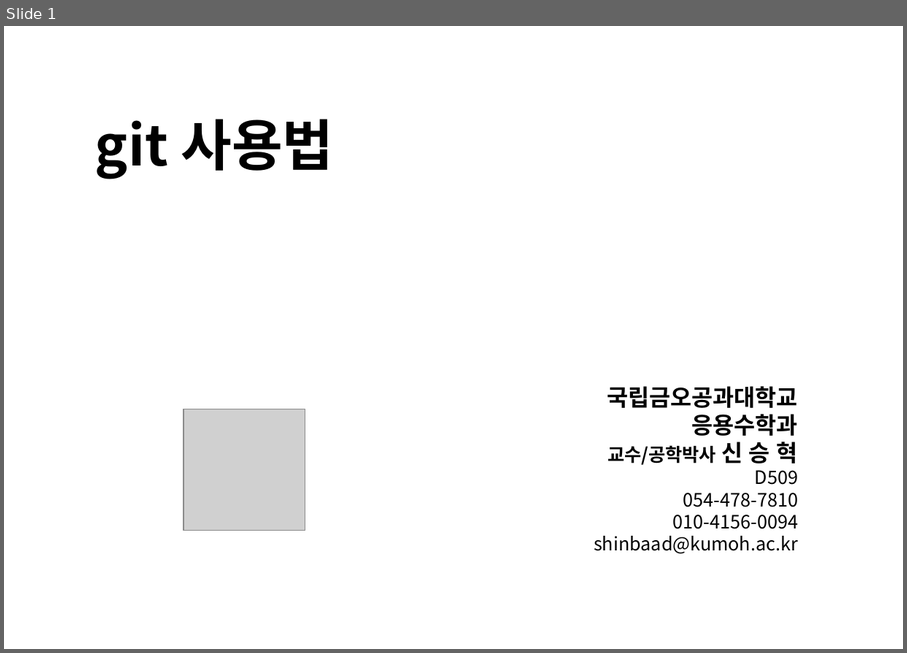
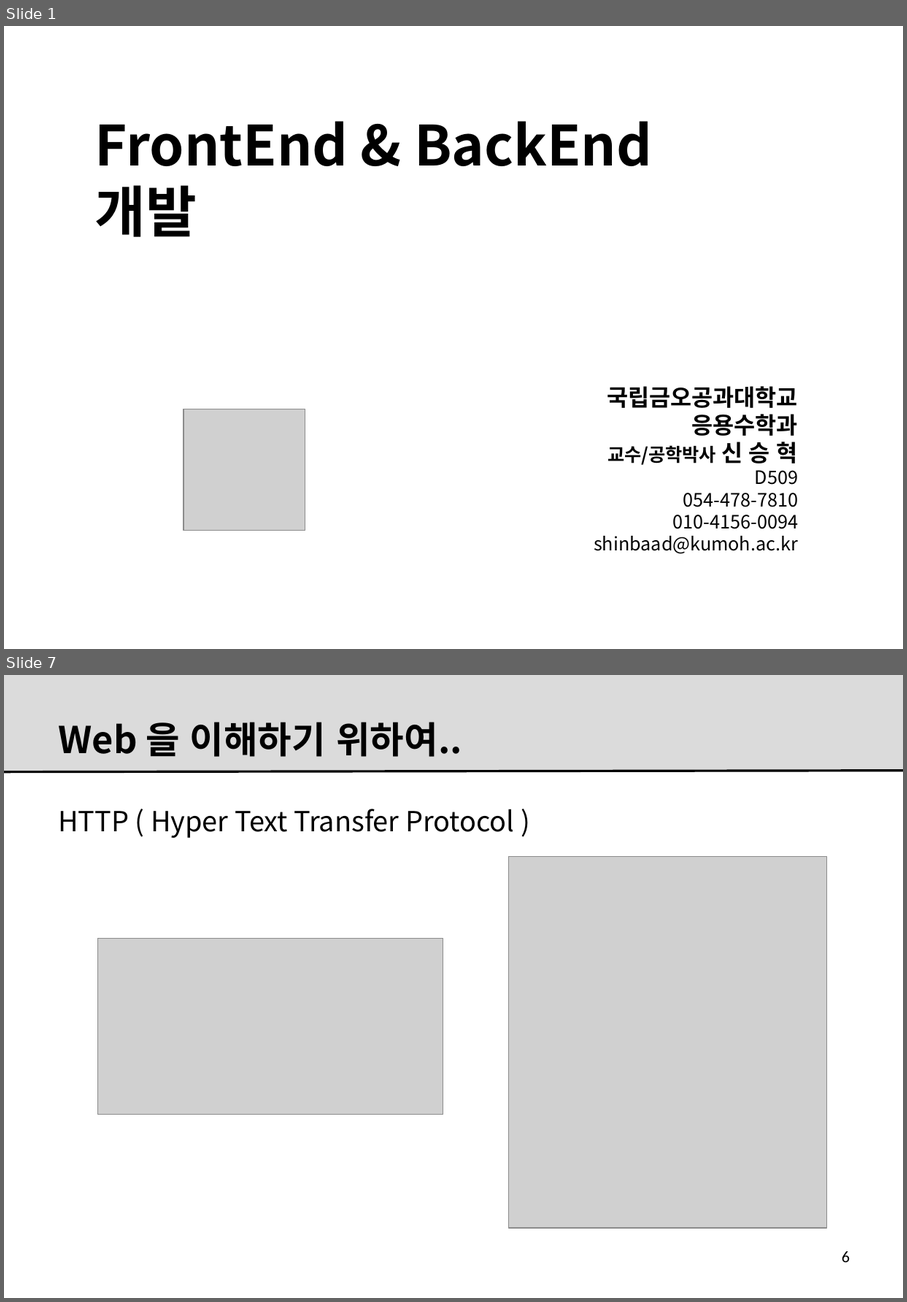
Before and after one commit to kitdvl/CodeX, a slide deck: Lectures/0002.FE.vs.BE.pptx. Shown one above the other, each under a label of ours: slide 1 before the commit, slides 1 and 7 after it; the slides between them are not shown. The pictures are 907x653 and 907x1302 pixels, drawn with LibreOffice and Linux fonts; fonts in the diff are those of the drawing; grey boxes stand for pictures; background and template pictures are left out. Boxes give left, top, right and bottom in pixels: in the first picture for what was removed or moved away, otherwise in the second. Text is boxed around its words. In the diff, an @@ line names an element or a change of style, - is before the commit and + after.

```diff
--- a/Lectures/0002.FE.vs.BE.pptx
+++ b/Lectures/0002.FE.vs.BE.pptx
@@ slide 7 added at bbox=[4, 675, 903, 1298], background #FFFFFF @@
@@ rectangle added at bbox=[4, 675, 903, 772], fill #DBDBDB @@
@@ title added at bbox=[59, 722, 462, 757], 32 pt, text #000000, bold @@
+Web 을 이해하기 위하여..
@@ line added from (4, 772) to (903, 771), #000000 2 pt @@
@@ text added at bbox=[58, 809, 514, 838], 24 pt, text #000000 @@
+HTTP ( Hyper Text Transfer Protocol )
@@ picture added at bbox=[509, 857, 827, 1228] @@
@@ picture added at bbox=[98, 939, 443, 1114] @@
@@ page number added at bbox=[842, 1251, 850, 1262], 14 pt, text #000000 @@
+6
@@ slide 1 changed as well @@
@@ text at bbox=[95, 121, 652, 237]: text changed @@
-git 사용법
+FrontEnd & BackEnd 개발
```
Also in this commit, not shown: 18 other slides added, 21 slides removed, 44 other files.
